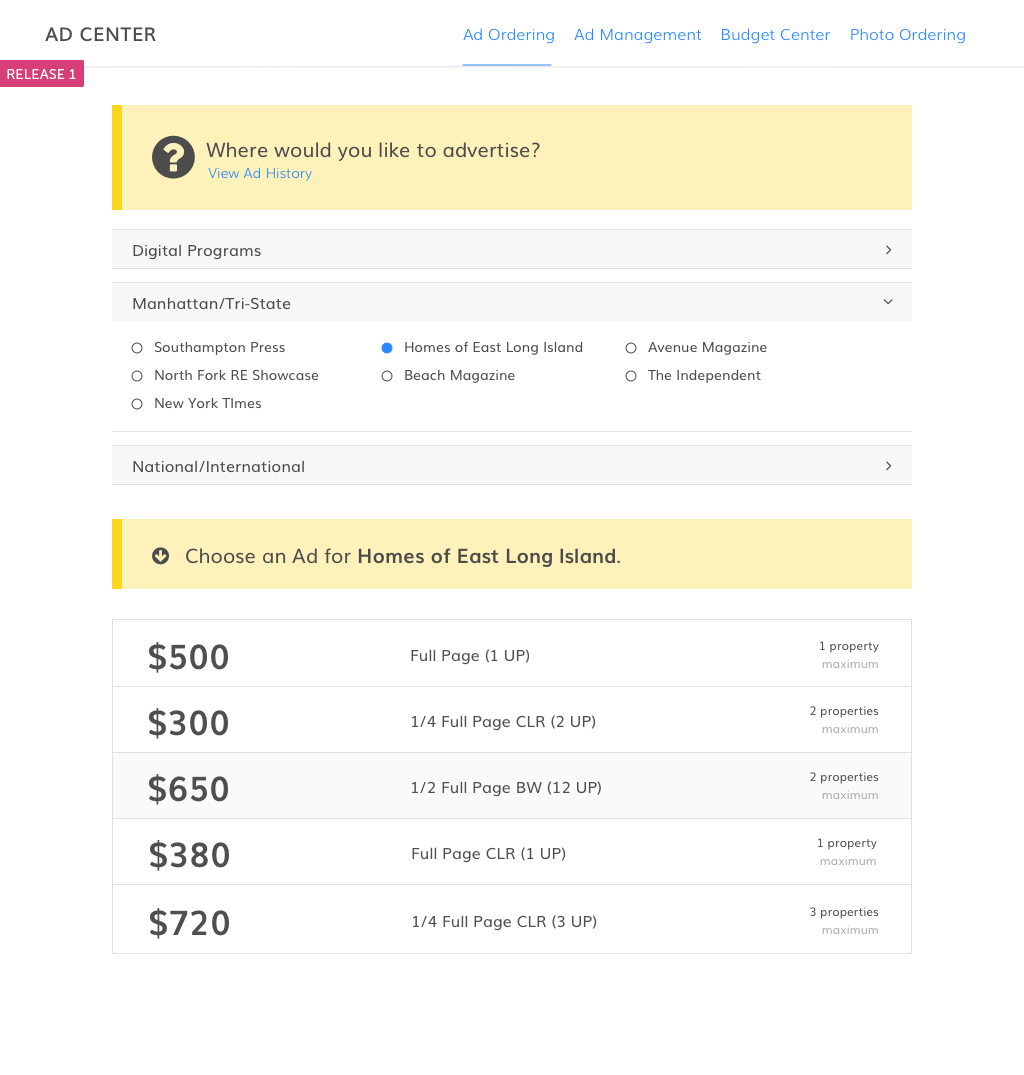
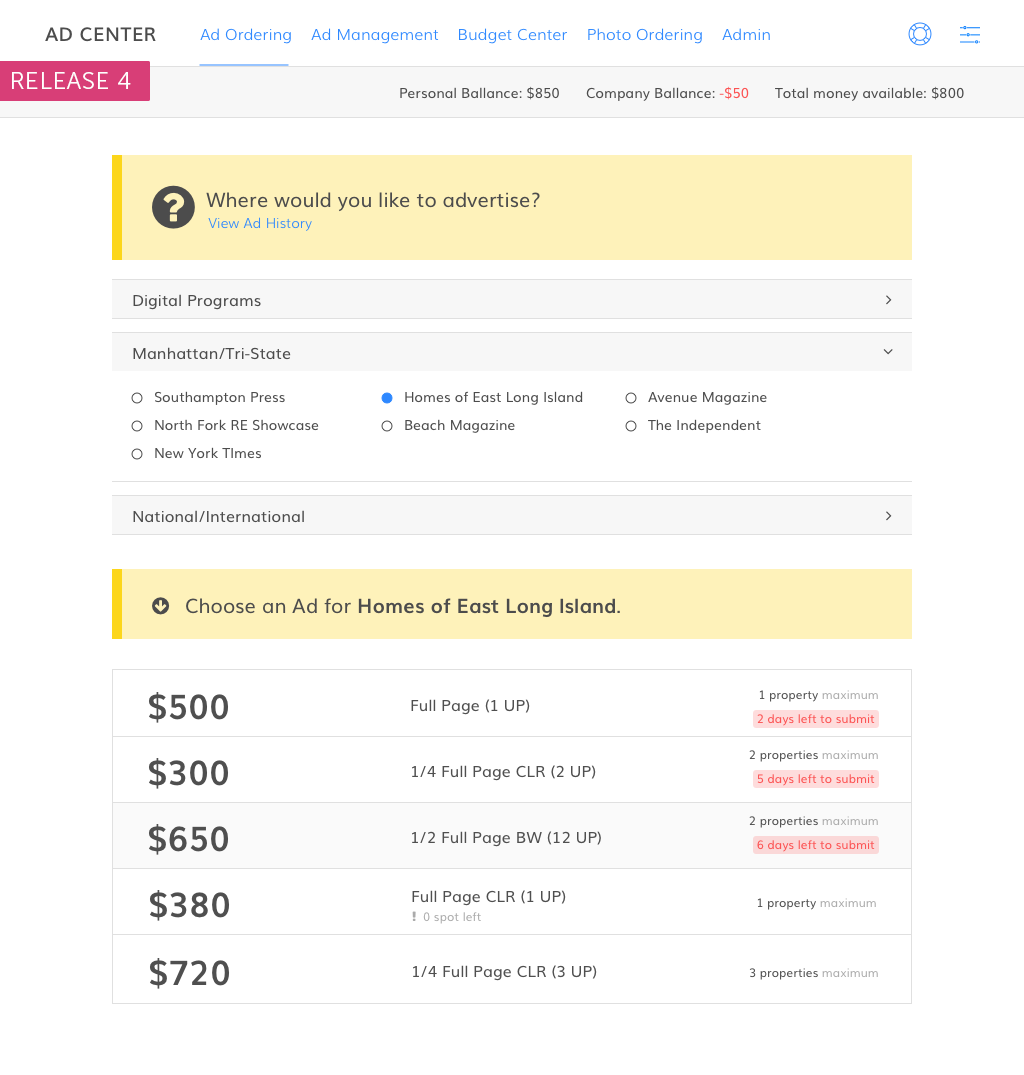
Two versions of the same layered image (1024 × 1075). Layer-by-layer changes:
showed group "Group 4" (2 layers) over <box>0,60,150,101</box>
painted on "RELEASE 4" over <box>7,69,131,89</box>
painted on "Rectangle 1" (2nd of 5, in "Group 4") over <box>0,60,150,101</box>
showed "homepage2.png" over <box>0,22,1024,1004</box>
hid group "Group 1" (2 layers) over <box>0,60,150,101</box>
painted on "RELEASE 1" over <box>7,69,128,89</box>
painted on "Rectangle 1" (5th of 5, in "Group 1") over <box>0,60,150,101</box>
hid "homepage5.png" over <box>0,22,1024,1004</box>
